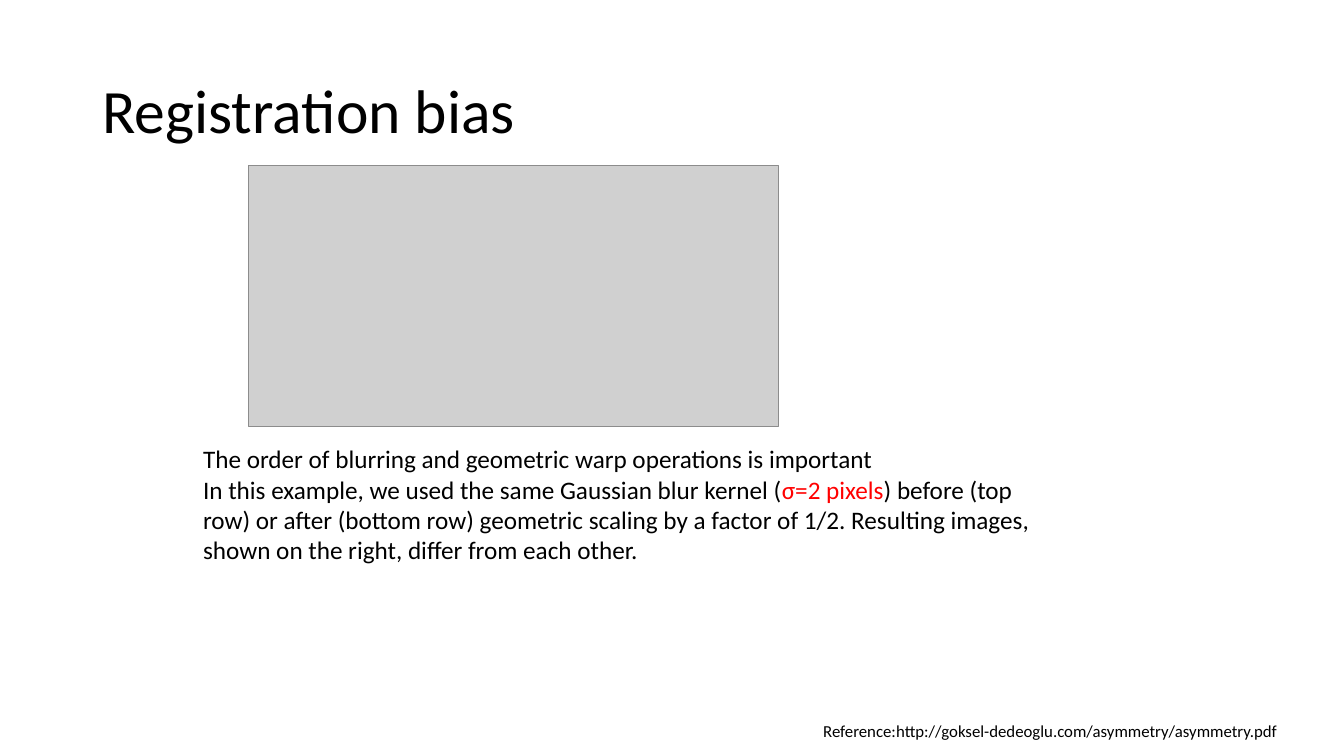
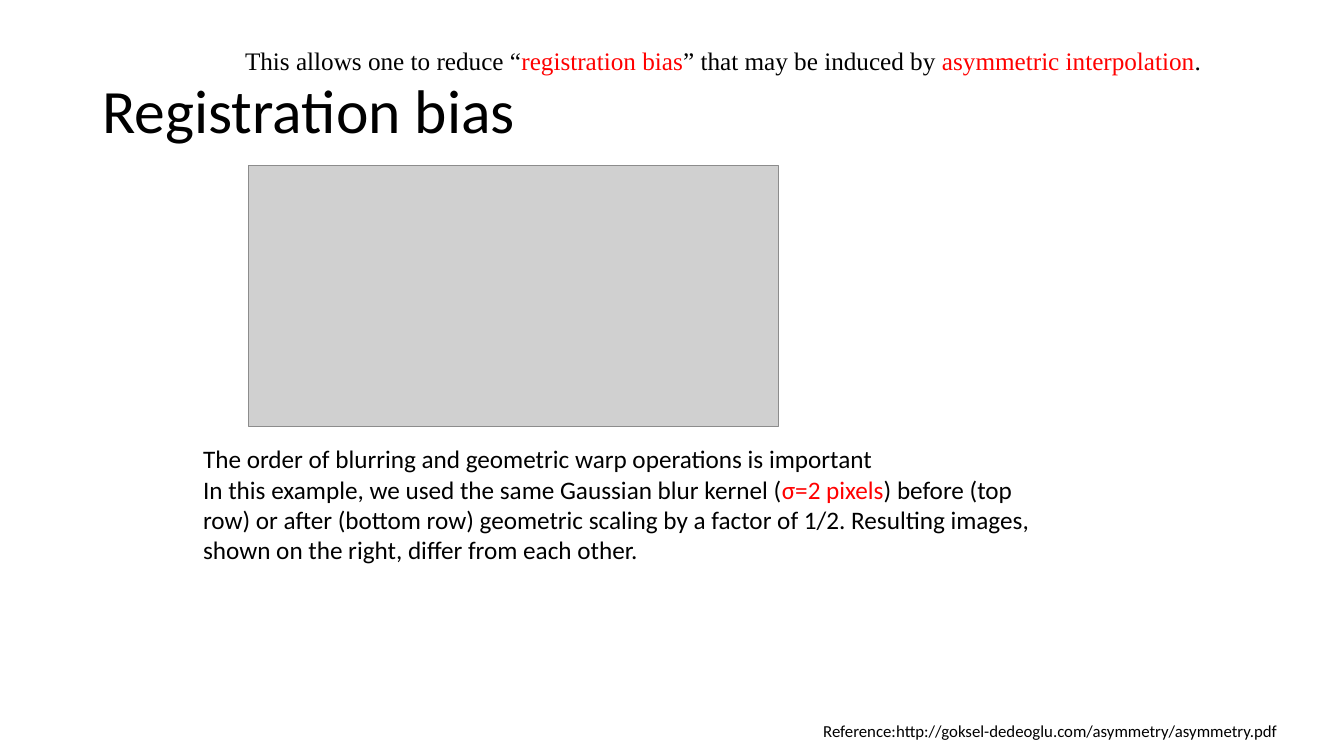
Before and after one commit to autotntfan/BIP, a slide deck: slide 14 of The insight toolkit image registration framework.pptx (slide 12 before the commit). Drawn at 1344x756 pixels with LibreOffice and Linux fonts; fonts in the diff are those of the drawing; grey boxes stand for pictures. Boxes give left, top, right and bottom in pixels: in the first picture for what was removed or moved away, otherwise in the second. Text is boxed around its words. In the diff, an @@ line names an element or a change of style, - is before the commit and + after.

```diff
--- a/The insight toolkit image registration framework.pptx
+++ b/The insight toolkit image registration framework.pptx
@@ text added at [245,52,1201,76], 18 pt, text #000000 @@
+This allows one to reduce “registration bias” that may be induced by asymmetric interpolation.
```
Also in this commit, not shown: 11 other slides changed, 4 slides added, 1 slide removed.
